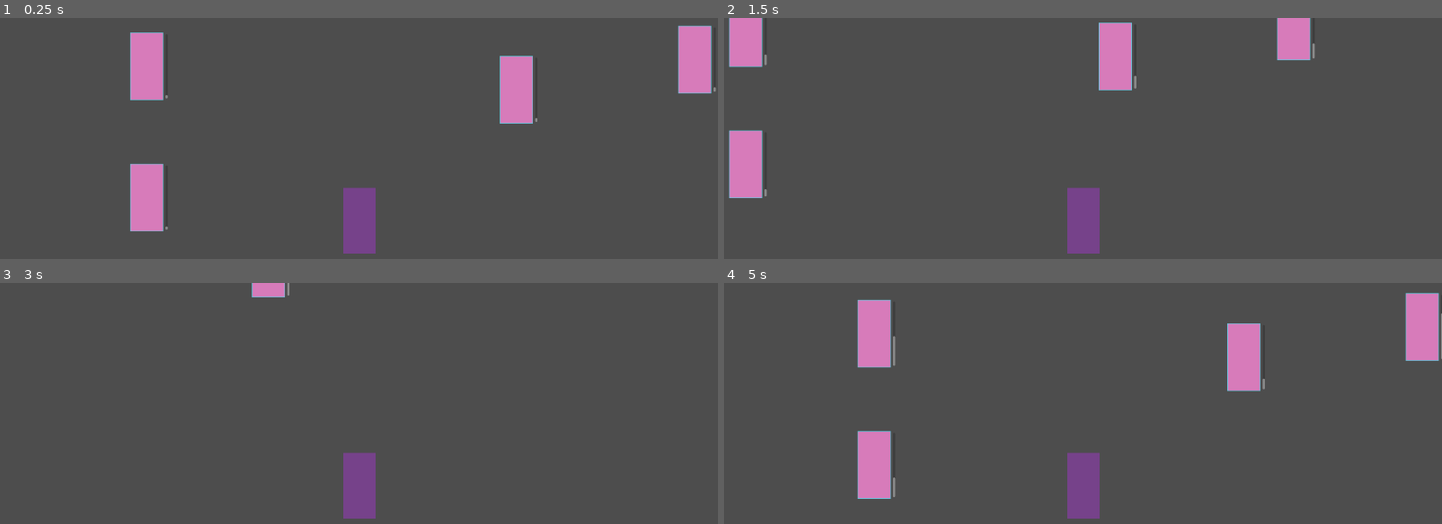
Above: before the commit, frames 1-4 (two rows, left to right).
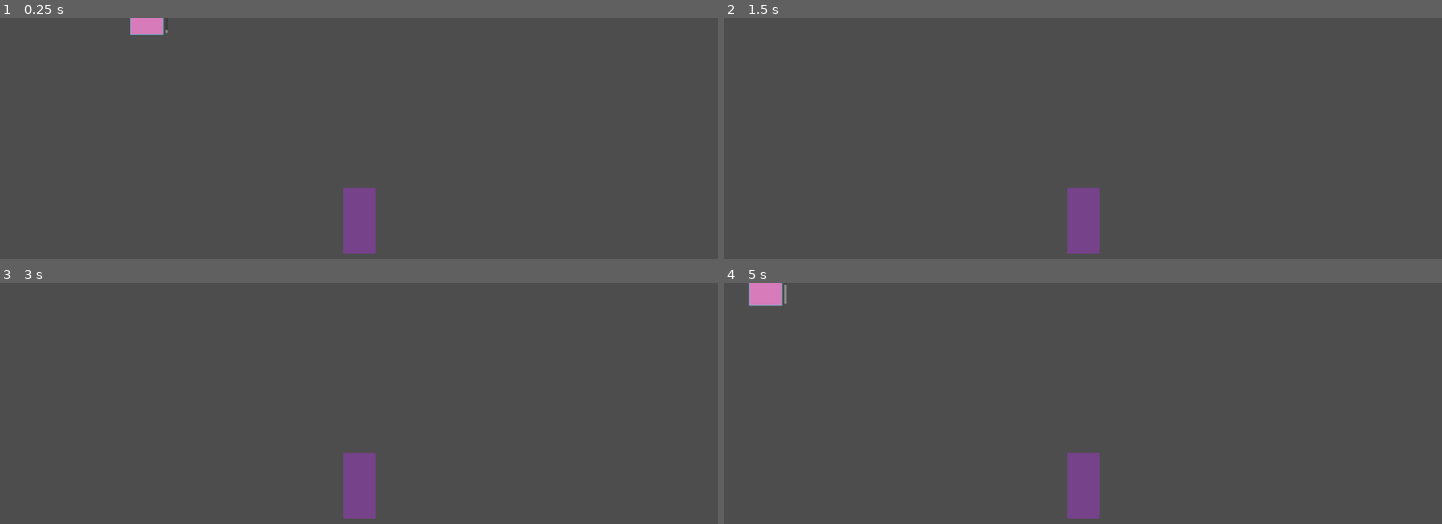
Above: after the commit, the same moments.

Repository: EbbeUndFlut/waterboy
Game: Godot game, scene res://src/tests/test_level.tscn
Two runs of this game, one before a commit and one after it. Both use one fixed random seed, a clock stepped at 60 frames per second and the inputs below. The project has no main scene, so this scene is started directly.
Inputs:
- Up to frame 1 (0.25 s): no input
- Up to frame 2 (1.5 s): tap Enter (ui_accept) at 0.5, 0.77 s; hold Right (ui_right) 0.53-1.28 s; hold Shift (alt, bound only after the commit) 0.53-1.28 s; hold Down (ui_down) from 1.28 s (still down); tap Shift (alt, bound only after the commit) at 1.35 s
- Up to frame 3 (3 s): tap Enter (ui_accept) at 1.52, 2.75 s; release Down (ui_down) at 2.03 s; hold Right (ui_right) 2.03-2.78 s; hold Shift (alt, bound only after the commit) 2.03-2.78 s; hold Up (ui_up) from 2.78 s (still down); tap Shift (alt, bound only after the commit) at 2.85 s
- Up to frame 4 (5 s): tap Enter (ui_accept) at 3.02, 3.77, 4.52 s; release Up (ui_up) at 3.53 s; hold Shift (alt, bound only after the commit) 3.53-4.28 s; hold Left (ui_left) from 3.53 s (still down); tap Shift (alt, bound only after the commit) at 4.35 s

The runs differ from the first frame. In frame 1, 5.5% of the frame differs, in the area x 18-100%, y 0-89%; in frame 2, 4.5%; in frame 3, 0.3%; in frame 4, 5.9%, in the area x 3-100%, y 0-90%.

Commit message:
added a bunch of stuff

Diff:
--- a/project.godot
+++ b/project.godot
@@ -18,3 +18,36 @@
 
 window/size/viewport_width=1920
 window/size/viewport_height=1080
+
+[input]
+
+alt={
+"deadzone": 0.5,
+"events": [Object(InputEventKey,"resource_local_to_scene":false,"resource_name":"","device":-1,"window_id":0,"alt_pressed":false,"shift_pressed":false,"ctrl_pressed":false,"meta_pressed":false,"pressed":false,"keycode":0,"physical_keycode":4194325,"key_label":0,"unicode":0,"echo":false,"script":null)
+, Object(InputEventKey,"resource_local_to_scene":false,"resource_name":"","device":-1,"window_id":0,"alt_pressed":false,"shift_pressed":false,"ctrl_pressed":false,"meta_pressed":false,"pressed":false,"keycode":0,"physical_keycode":4194325,"key_label":0,"unicode":0,"echo":false,"script":null)
+]
+}
+LEFT={
+"deadzone": 0.5,
+"events": [Object(InputEventKey,"resource_local_to_scene":false,"resource_name":"","device":-1,"window_id":0,"alt_pressed":false,"shift_pressed":false,"ctrl_pressed":false,"meta_pressed":false,"pressed":false,"keycode":0,"physical_keycode":65,"key_label":0,"unicode":97,"echo":false,"script":null)
+, Object(InputEventKey,"resource_local_to_scene":false,"resource_name":"","device":-1,"window_id":0,"alt_pressed":false,"shift_pressed":false,"ctrl_pressed":false,"meta_pressed":false,"pressed":false,"keycode":0,"physical_keycode":4194319,"key_label":0,"unicode":0,"echo":false,"script":null)
+]
+}
+UP={
+"deadzone": 0.5,
+"events": [Object(InputEventKey,"resource_local_to_scene":false,"resource_name":"","device":-1,"window_id":0,"alt_pressed":false,"shift_pressed":false,"ctrl_pressed":false,"meta_pressed":false,"pressed":false,"keycode":0,"physical_keycode":87,"key_label":0,"unicode":119,"echo":false,"script":null)
+, Object(InputEventKey,"resource_local_to_scene":false,"resource_name":"","device":-1,"window_id":0,"alt_pressed":false,"shift_pressed":false,"ctrl_pressed":false,"meta_pressed":false,"pressed":false,"keycode":0,"physical_keycode":4194320,"key_label":0,"unicode":0,"echo":false,"script":null)
+]
+}
+RIGHT={
+"deadzone": 0.5,
+"events": [Object(InputEventKey,"resource_local_to_scene":false,"resource_name":"","device":-1,"window_id":0,"alt_pressed":false,"shift_pressed":false,"ctrl_pressed":false,"meta_pressed":false,"pressed":false,"keycode":0,"physical_keycode":68,"key_label":0,"unicode":100,"echo":false,"script":null)
+, Object(InputEventKey,"resource_local_to_scene":false,"resource_name":"","device":-1,"window_id":0,"alt_pressed":false,"shift_pressed":false,"ctrl_pressed":false,"meta_pressed":false,"pressed":false,"keycode":0,"physical_keycode":4194321,"key_label":0,"unicode":0,"echo":false,"script":null)
+]
+}
+DOWN={
+"deadzone": 0.5,
+"events": [Object(InputEventKey,"resource_local_to_scene":false,"resource_name":"","device":-1,"window_id":0,"alt_pressed":false,"shift_pressed":false,"ctrl_pressed":false,"meta_pressed":false,"pressed":false,"keycode":0,"physical_keycode":83,"key_label":0,"unicode":115,"echo":false,"script":null)
+, Object(InputEventKey,"resource_local_to_scene":false,"resource_name":"","device":-1,"window_id":0,"alt_pressed":false,"shift_pressed":false,"ctrl_pressed":false,"meta_pressed":false,"pressed":false,"keycode":0,"physical_keycode":4194322,"key_label":0,"unicode":0,"echo":false,"script":null)
+]
+}
--- a/src/entities/soccer_player.gd
+++ b/src/entities/soccer_player.gd
@@ -14,7 +14,7 @@
 enum Teams {BLUE,RED}
 enum State {ACTIVE,DANGER,DEAD}
 
-var direction:Vector2=Vector2(2,0.4)
+var direction:Vector2=Vector2(4,1)
 var thirst:float = 0
 var multiplier: float = 1
 var speed:int= 10
@@ -23,7 +23,7 @@
 # Called when the node enters the scene tree for the first time.
 func _ready():
 	multiplier = randf_range(0.5,15)
-
+	print(direction)
 
 # Called every frame. 'delta' is the elapsed time since the previous frame.
 func _process(delta):
@@ -62,7 +62,7 @@
 func _on_timer_timeout():
 	if state != State.DEAD:
 		freeze = true
-		direction = Vector2(randf_range(0,1)*SPEED,randf_range(0,1)*SPEED)
+		direction = Vector2(randf_range(-1,1)*SPEED,randf_range(-1,1)*SPEED)
 		freeze=false
 
 
@@ -70,3 +70,13 @@
 	state = State.DEAD
 	freeze=true
 	animation.set_current_animation("dead")
+
+
+func _on_body_entered(body):
+	direction = Vector2(randf_range(-1,1)*SPEED,randf_range(-1,1)*SPEED)
+	print(direction)
+
+
+func _on_body_shape_entered(body_rid, body, body_shape_index, local_shape_index):
+	direction = Vector2(randf_range(-1,1)*SPEED,randf_range(-1,1)*SPEED)
+	print(direction)
--- a/src/entities/soccer_player.tscn
+++ b/src/entities/soccer_player.tscn
@@ -11,6 +11,21 @@
 radius = 200.0
 
 [sub_resource type="ShaderMaterial" id="ShaderMaterial_77a6a"]
+
+[sub_resource type="Animation" id="Animation_5nwi8"]
+length = 0.001
+tracks/0/type = "value"
+tracks/0/imported = false
+tracks/0/enabled = true
+tracks/0/path = NodePath(".:rotation")
+tracks/0/interp = 1
+tracks/0/loop_wrap = true
+tracks/0/keys = {
+"times": PackedFloat32Array(0),
+"transitions": PackedFloat32Array(1),
+"update": 0,
+"values": [0.0]
+}
 
 [sub_resource type="Animation" id="Animation_fvdat"]
 resource_name = "dead"
@@ -27,21 +42,6 @@
 "values": [0.0, 1.57254]
 }
 
-[sub_resource type="Animation" id="Animation_5nwi8"]
-length = 0.001
-tracks/0/type = "value"
-tracks/0/imported = false
-tracks/0/enabled = true
-tracks/0/path = NodePath(".:rotation")
-tracks/0/interp = 1
-tracks/0/loop_wrap = true
-tracks/0/keys = {
-"times": PackedFloat32Array(0),
-"transitions": PackedFloat32Array(1),
-"update": 0,
-"values": [0.0]
-}
-
 [sub_resource type="AnimationLibrary" id="AnimationLibrary_ycbe8"]
 _data = {
 "RESET": SubResource("Animation_5nwi8"),
@@ -49,8 +49,12 @@
 }
 
 [node name="SoccerPlayer" type="RigidBody2D"]
+collision_mask = 3
 gravity_scale = 1.66533e-16
 can_sleep = false
+max_contacts_reported = 2
+contact_monitor = true
+angular_damp = 100.0
 script = ExtResource("1_bbd2v")
 
 [node name="CollisionShape2D" type="CollisionShape2D" parent="."]
@@ -93,6 +97,8 @@
 "": SubResource("AnimationLibrary_ycbe8")
 }
 
+[connection signal="body_entered" from="." to="." method="_on_body_entered"]
+[connection signal="body_shape_entered" from="." to="." method="_on_body_shape_entered"]
 [connection signal="body_entered" from="DrinkArea" to="." method="_on_drink_area_body_entered"]
 [connection signal="body_exited" from="DrinkArea" to="." method="_on_drink_area_body_exited"]
 [connection signal="timeout" from="Timer" to="." method="_on_timer_timeout"]
--- a/src/entities/waterboy.gd
+++ b/src/entities/waterboy.gd
@@ -12,14 +12,21 @@
 
 	# Get the input direction and handle the movement/deceleration.
 	# As good practice, you should replace UI actions with custom gameplay actions.
-	var direction = Input.get_axis("ui_left", "ui_right")
-	if direction:
+	var direction = Input.get_axis("LEFT", "RIGHT")
+	if direction and Input.is_action_pressed("alt"):
+		velocity.x = direction * (SPEED*2)
+
+
+	elif direction:
 		velocity.x = direction * SPEED
 	else:
 		velocity.x = move_toward(velocity.x, 0, SPEED)
 
-	var direction_y = Input.get_axis("ui_up", "ui_down")
-	if direction_y:
+	var direction_y = Input.get_axis("UP", "DOWN")
+
+	if direction_y and Input.is_action_just_pressed("alt"):
+		velocity.y = direction_y * (SPEED*2)
+	elif direction_y:
 		velocity.y = direction_y * SPEED
 	else:
 		velocity.y = move_toward(velocity.y, 0, SPEED)
--- a/src/tests/test_level.tscn
+++ b/src/tests/test_level.tscn
@@ -1,8 +1,11 @@
-[gd_scene load_steps=4 format=3 uid="uid://cwsyu7otqsfui"]
+[gd_scene load_steps=5 format=3 uid="uid://cwsyu7otqsfui"]
 
 [ext_resource type="PackedScene" uid="uid://bwfo7tvl4ewc1" path="res://src/entities/soccer_player.tscn" id="1_8rd07"]
 [ext_resource type="PackedScene" uid="uid://djmyn8iw3hxp3" path="res://src/entities/waterboy.tscn" id="2_awoit"]
 [ext_resource type="AudioStream" uid="uid://drvx6kybyky2n" path="res://assets/audio/wyver9_Fast Level.wav" id="3_3ok1d"]
+
+[sub_resource type="RectangleShape2D" id="RectangleShape2D_058wt"]
+size = Vector2(66, 1590.51)
 
 [node name="Node2D" type="Node2D"]
 
@@ -10,7 +13,7 @@
 position = Vector2(524, 312)
 
 [node name="Waterboy" parent="." instance=ExtResource("2_awoit")]
-position = Vector2(524, 752)
+position = Vector2(524, 1104)
 
 [node name="SoccerPlayer2" parent="." instance=ExtResource("1_8rd07")]
 position = Vector2(146, 479)
@@ -32,3 +35,45 @@
 stream = ExtResource("3_3ok1d")
 volume_db = -12.649
 autoplay = true
+
+[node name="StaticBody2D" type="StaticBody2D" parent="."]
+position = Vector2(-144, 378)
+collision_layer = 2
+collision_mask = 2
+
+[node name="CollisionShape2D" type="CollisionShape2D" parent="StaticBody2D"]
+position = Vector2(-3, 359)
+shape = SubResource("RectangleShape2D_058wt")
+debug_color = Color(1, 0.878431, 0.223529, 0.65098)
+
+[node name="StaticBody2D2" type="StaticBody2D" parent="."]
+position = Vector2(-144, 378)
+collision_layer = 2
+collision_mask = 2
+
+[node name="CollisionShape2D" type="CollisionShape2D" parent="StaticBody2D2"]
+position = Vector2(1542, 349)
+shape = SubResource("RectangleShape2D_058wt")
+debug_color = Color(1, 0.878431, 0.223529, 0.65098)
+
+[node name="StaticBody2D3" type="StaticBody2D" parent="."]
+position = Vector2(286, -92)
+rotation = -1.57079
+collision_layer = 2
+collision_mask = 2
+
+[node name="CollisionShape2D" type="CollisionShape2D" parent="StaticBody2D3"]
+position = Vector2(1.09265, 329.744)
+shape = SubResource("RectangleShape2D_058wt")
+debug_color = Color(1, 0.878431, 0.223529, 0.65098)
+
+[node name="StaticBody2D4" type="StaticBody2D" parent="."]
+position = Vector2(286, 969)
+rotation = -1.57079
+collision_layer = 2
+collision_mask = 2
+
+[node name="CollisionShape2D" type="CollisionShape2D" parent="StaticBody2D4"]
+position = Vector2(1.09265, 329.744)
+shape = SubResource("RectangleShape2D_058wt")
+debug_color = Color(1, 0.878431, 0.223529, 0.65098)
